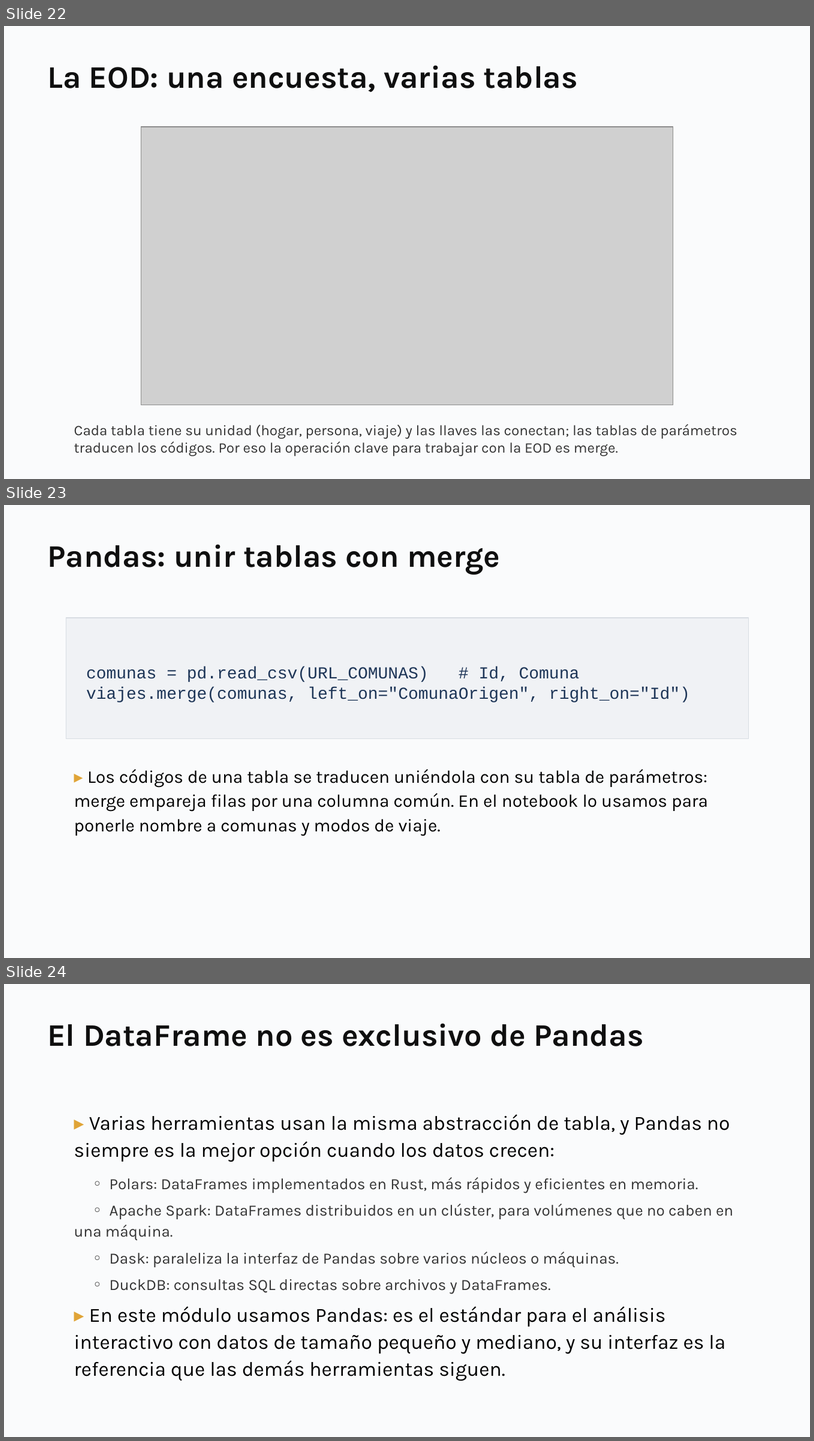
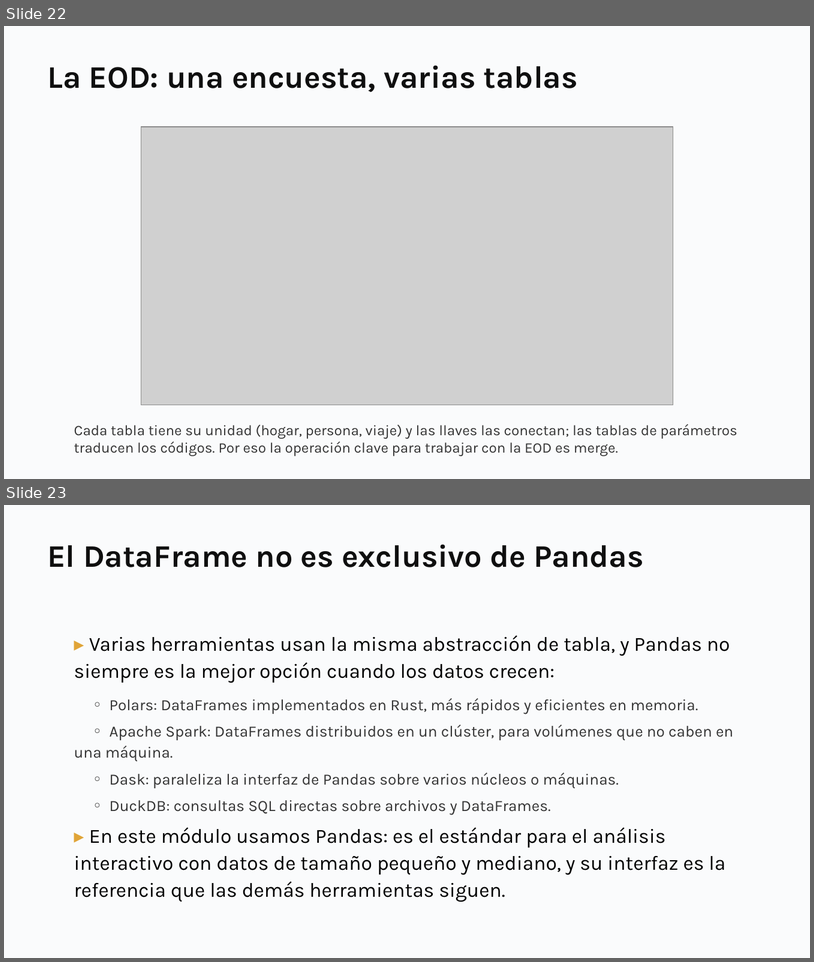
Before and after one commit to daniopitz/diplomado-cdd, a slide deck: presentaciones/clase01_fundamentos_ecosistema.pptx. Shown one above the other, each under a label of ours: slides 22, 23 and 24 before the commit, slides 22 and 23 after it. The pictures are 814x1441 and 814x962 pixels, drawn with LibreOffice and Linux fonts; fonts in the diff are those of the drawing; grey boxes stand for pictures. Boxes give left, top, right and bottom in pixels: in the first picture for what was removed or moved away, otherwise in the second. Text is boxed around its words. In the diff, an @@ line names an element or a change of style, - is before the commit and + after.

```diff
--- a/presentaciones/clase01_fundamentos_ecosistema.pptx
+++ b/presentaciones/clase01_fundamentos_ecosistema.pptx
@@ slide 23 removed at (4,505,810,958), background #FFFFFF @@
@@ rectangle removed at (4,505,810,958) @@
@@ text removed at (47,544,500,574) @@
-Pandas: unir tablas con merge
@@ rectangle removed at (66,618,749,739) @@
-comunas = pd.read_csv(URL_COMUNAS) # Id, Comuna
-viajes.merge(comunas, left_on="ComunaOrigen", right_on="Id")
@@ text removed at (74,769,708,836) @@
-▸ Los códigos de una tabla se traducen uniéndola con su tabla de parámetros: merge empareja filas por una columna común. En el notebook lo usamos para ponerle nombre a comunas y modos de viaje.
@@ what was slide 24 is now slide 23 @@
```
Also in this commit, not shown: 1 other file.
